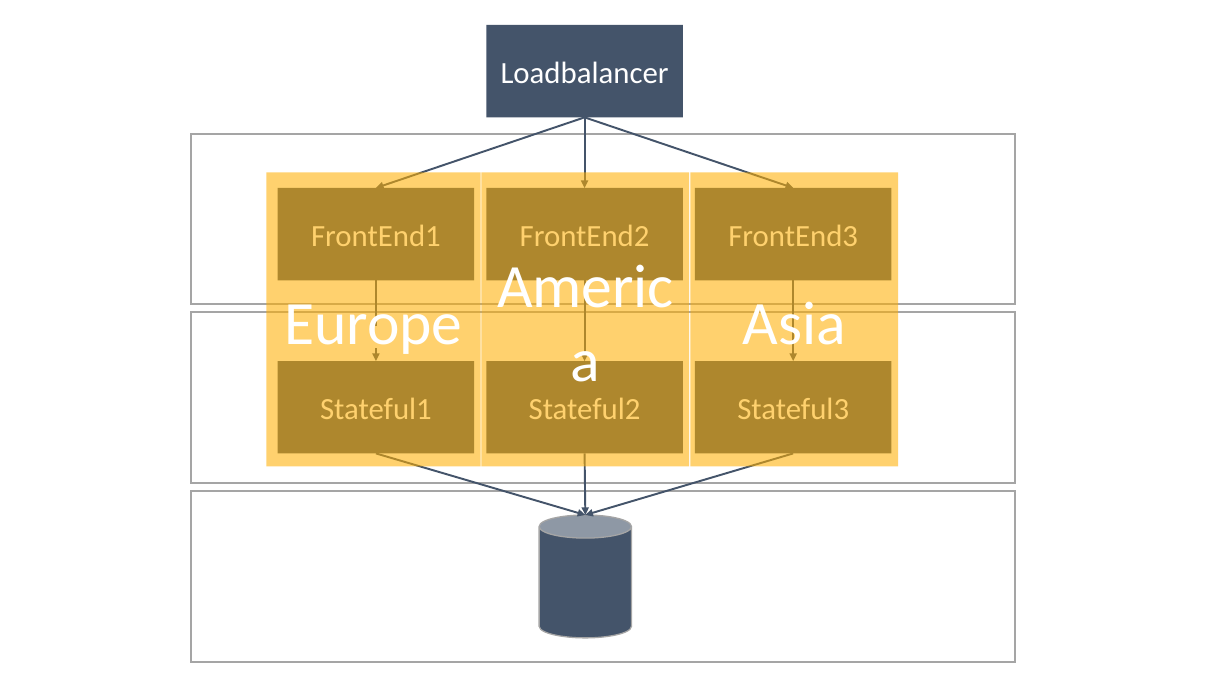
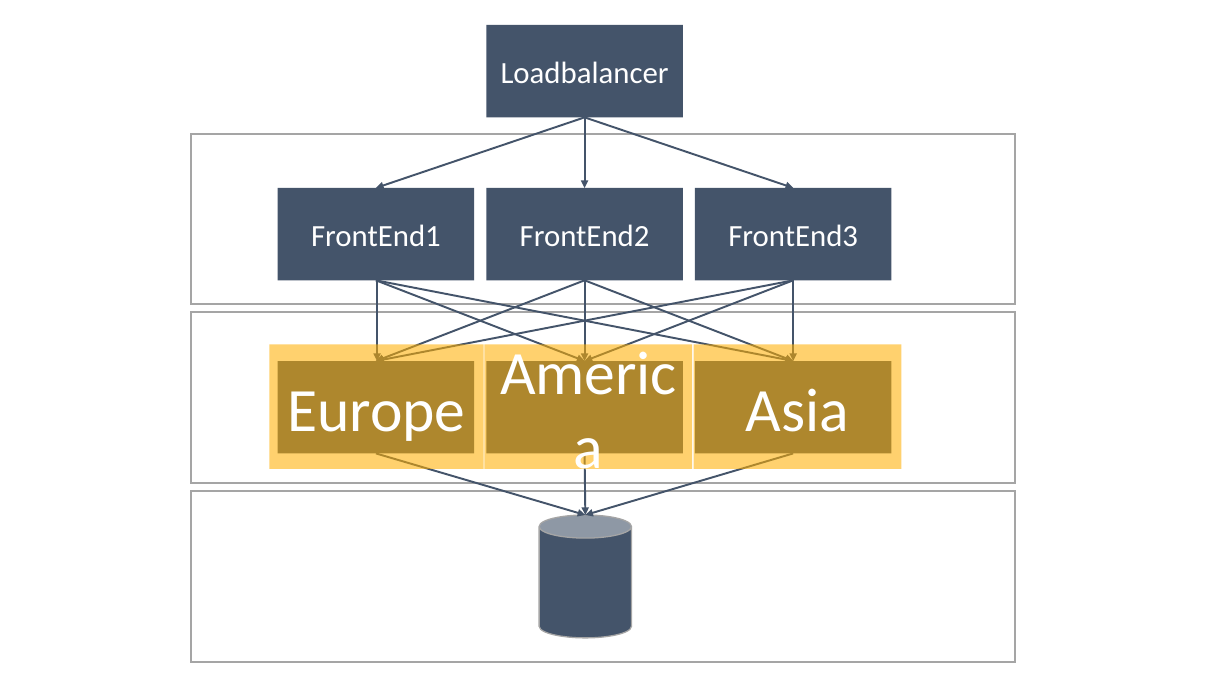
Before and after one commit to danielmarbach/Microservices.ServiceFabric, a slide deck: slide 14 of presentation.pptx. Drawn at 1232x693 pixels with LibreOffice and Linux fonts; fonts in the diff are those of the drawing. Boxes give left, top, right and bottom in pixels: in the first picture for what was removed or moved away, otherwise in the second. Text is boxed around its words. In the diff, an @@ line names an element or a change of style, - is before the commit and + after.

```diff
--- a/presentation.pptx
+++ b/presentation.pptx
@@ arrow added from (376, 280) to (585, 361), #44546A 1.5 pt @@
@@ arrow added from (376, 280) to (793, 361), #44546A 1.5 pt @@
@@ arrow added from (585, 280) to (376, 361), #44546A 1.5 pt @@
@@ arrow added from (793, 280) to (376, 361), #44546A 1.5 pt @@
@@ line moved from (376, 280) - (376, 326) to (377, 280) - (377, 361) @@
@@ line (377, 280) - (377, 361): line to arrow @@
@@ arrow added from (585, 280) to (793, 361), #44546A 1.5 pt @@
@@ arrow added from (793, 280) to (585, 361), #44546A 1.5 pt @@
@@ rectangle "Europe" resized from (x1=266, y1=173, x2=481, y2=467) to (x1=269, y1=345, x2=483, y2=470) @@
@@ arrow removed from (376, 348) to (376, 361) @@
@@ rectangle "America" resized from (x1=482, y1=173, x2=689, y2=467) to (x1=484, y1=345, x2=692, y2=470) @@
@@ rectangle "Asia" resized from (x1=690, y1=173, x2=898, y2=467) to (x1=694, y1=345, x2=902, y2=470) @@
@@ text in rectangle at (x1=320, y1=398, x2=432, y2=419): text removed @@
-Stateful1
@@ text in rectangle at (x1=529, y1=398, x2=641, y2=419): text removed @@
-Stateful2
@@ text in rectangle at (x1=737, y1=398, x2=849, y2=419): text removed @@
-Stateful3
```
Also in this commit, not shown: 1 other slide changed, 9 slides added, 1 other file.
